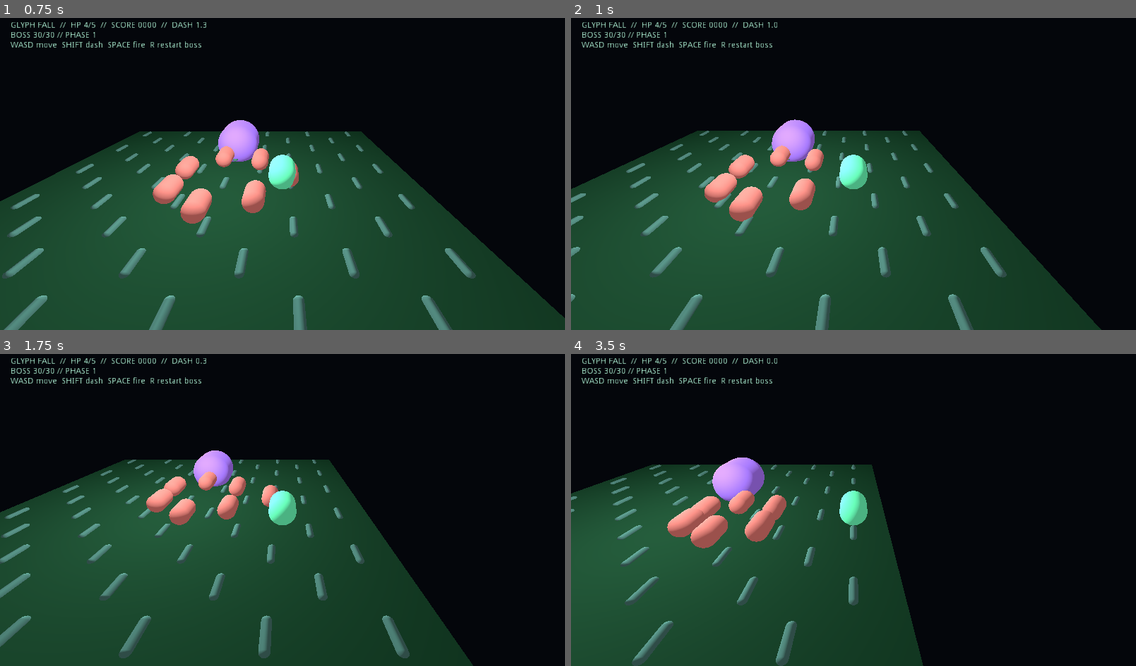
Above: before the commit, frames 1-4 (two rows, left to right).
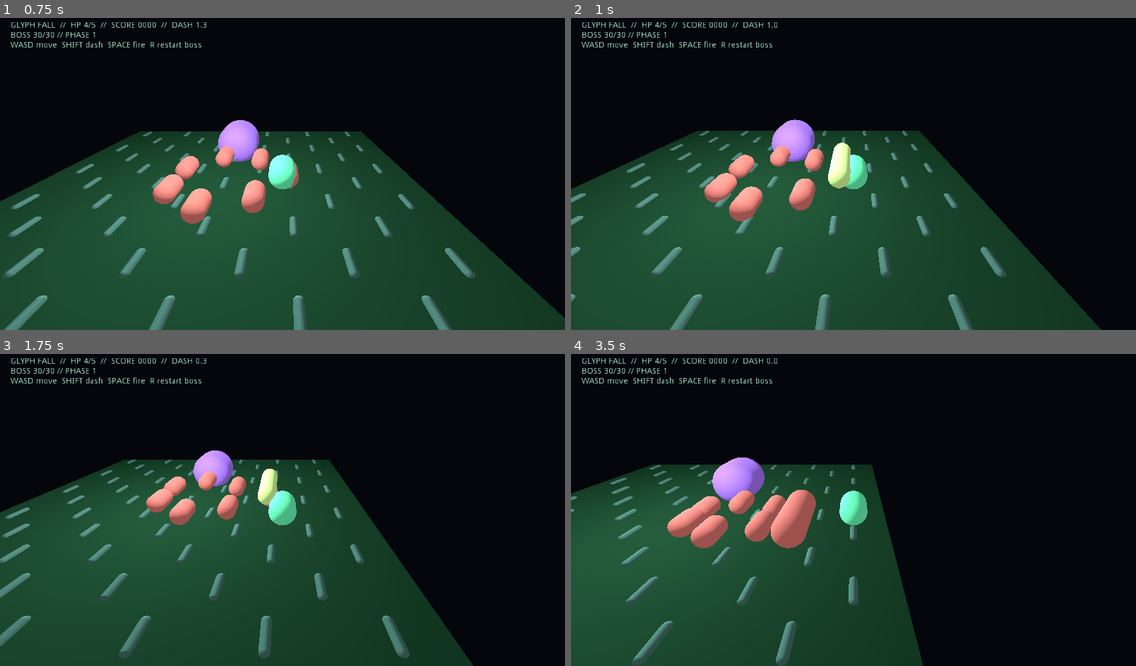
Above: after the commit, the same moments.

Repository: rgxbrel/glyph-fall
Game: Godot game, scene res://main.tscn
The game is run twice, just before and just after one commit, with the same random seed, the same clock (stepped at 60 frames per second) and the same inputs.
Inputs:
- Up to frame 1 (0.75 s): tap Enter at 0.5 s; hold D from 0.53 s (still down); tap Shift at 0.6 s
- Up to frame 2 (1 s): keep holding D; tap Space at 0.77 s
- Up to frame 3 (1.75 s): release D at 1.28 s; hold S from 1.28 s (still down); tap R at 1.35 s; tap Space at 1.52 s
- Up to frame 4 (3.5 s): release S at 2.03 s; hold D 2.03-2.78 s; tap Shift at 2.1 s; hold W from 2.78 s (still down); tap R at 2.85 s; tap Space at 3.02 s

Frame 1 is identical in both runs. In frame 2, 0.5% of the frame differs, in the area x 45-50%, y 39-55%; in frame 3, 0.3%; in frame 4, 1.0%, in the area x 35-44%, y 43-63%.

Commit message:
Add combat animation effects to prototype
Add attack recoil, hit flashes, expanding impact bursts, and boss defeat effects.

Co-authored-by: Copilot <223556219+Copilot@users.noreply.github.com>

Diff:
--- a/prototype/godot-ascii3d/main.gd
+++ b/prototype/godot-ascii3d/main.gd
@@ -9,6 +9,10 @@
 var enemy_hp := []
 var enemy_respawn := []
 var projectiles := []
+var effects := []
+var player_attack := 0.0
+var boss_flash := 0.0
+var enemy_flash := []
 var fire_cooldown := 0.0
 var player_speed := 5.5
 var dash_cooldown := 0.0
@@ -46,6 +50,7 @@
 		enemies.append(_make_actor(Color("ff6b72"), Vector3(cos(a) * 4.0, 0.8, sin(a) * 4.0), 0.55))
 		enemy_hp.append(3)
 		enemy_respawn.append(0.0)
+		enemy_flash.append(0.0)
 	boss = _make_actor(Color("c66bff"), Vector3(0, 0.95, -6), 1.15)
 	boss.scale = Vector3(1.4, 1.4, 1.4)
 	boss_ring = _make_actor(Color("ff527d"), Vector3(0, 0.08, -6), 1.0)
@@ -124,10 +129,16 @@
 		v.z += 1.0
 	return v.normalized() if v.length_squared() > 0.0 else v
 
+func _spawn_effect(pos: Vector3, color: Color, size: float, life: float) -> void:
+	var fx := _make_actor(color, pos, size)
+	effects.append({"node": fx, "life": life, "max_life": life, "start": size})
+
 func _fire() -> void:
 	if fire_cooldown > 0.0 or not player:
 		return
 	fire_cooldown = 0.28
+	player_attack = 0.16
+	_spawn_effect(player.translation + Vector3(0, 0.1, 0), Color("fff0a3"), 0.12, 0.16)
 	var target := _nearest_enemy()
 	var direction := Vector3(0, 0, -1)
 	if target:
@@ -182,6 +193,20 @@
 	boss_ring.visible = false
 	boss.translation = Vector3(0, 0.95, -6)
 
+func _step_effects(delta: float) -> void:
+	for i in range(effects.size() - 1, -1, -1):
+		var fx: Dictionary = effects[i]
+		var node: Spatial = fx["node"]
+		fx["life"] -= delta
+		var ratio: float = max(0.0, fx["life"] / fx["max_life"])
+		node.scale = Vector3.ONE * (1.0 + (1.0 - ratio) * 2.8)
+		node.translation.y += delta * 0.8
+		if fx["life"] <= 0.0:
+			node.queue_free()
+			effects.remove(i)
+		else:
+			effects[i] = fx
+
 func _step_pickups() -> void:
 	for i in range(pickups.size() - 1, -1, -1):
 		var item: Dictionary = pickups[i]
@@ -207,16 +232,22 @@
 			var enemy: Spatial = enemies[enemy_index]
 			if enemy.visible and node.translation.distance_to(enemy.translation) < 0.7:
 				enemy_hp[enemy_index] -= 1
+				enemy_flash[enemy_index] = 0.14
+				_spawn_effect(enemy.translation + Vector3(0, 0.5, 0), Color("fff0a3"), 0.16, 0.22)
 				remove = true
 				if enemy_hp[enemy_index] <= 0:
+					_spawn_effect(enemy.translation, Color("ff6b72"), 0.28, 0.42)
 					enemy.visible = false
 					enemy_respawn[enemy_index] = 0.45
 				break
 		if not remove and boss and boss.visible and node.translation.distance_to(boss.translation) < 1.35:
 			boss_hp -= 1
+			boss_flash = 0.18
+			_spawn_effect(boss.translation + Vector3(0, 0.7, 0), Color("f6b6ff"), 0.22, 0.28)
 			score += 5
 			remove = true
 			if boss_hp <= 0:
+				_spawn_effect(boss.translation, Color("c66bff"), 0.45, 0.75)
 				boss.visible = false
 				boss_ring.visible = false
 				boss_defeated = true
@@ -256,13 +287,15 @@
 		boss.translation += to_player.normalized() * (0.45 + boss_phase * 0.18) * delta
 	boss.translation.y = 0.95 + sin(t * 2.0) * 0.12
 	boss_phase = 1 if boss_hp > 20 else (2 if boss_hp > 10 else 3)
-	boss.scale = Vector3.ONE * (1.2 + boss_phase * 0.12)
+	boss.scale = Vector3.ONE * (1.2 + boss_phase * 0.12) * (1.0 + boss_flash * 0.9)
+	boss_flash = max(0.0, boss_flash - delta)
 
 func _process(delta: float) -> void:
 	t += delta
 	fire_cooldown = max(0.0, fire_cooldown - delta)
 	dash_cooldown = max(0.0, dash_cooldown - delta)
 	dash_time = max(0.0, dash_time - delta)
+	player_attack = max(0.0, player_attack - delta)
 	player_iframes = max(0.0, player_iframes - delta)
 	if player:
 		var movement := _move_vector()
@@ -270,6 +303,7 @@
 		player.translation.x = clamp(player.translation.x, -10.0, 10.0)
 		player.translation.z = clamp(player.translation.z, -10.0, 10.0)
 		player.translation.y = 1.0 + sin(t * 3.0) * 0.08
+		player.scale = Vector3.ONE * (1.0 + player_attack * 1.8)
 	for i in range(enemies.size()):
 		var enemy: Spatial = enemies[i]
 		if not enemy.visible:
@@ -282,6 +316,8 @@
 		if direction.length_squared() > 0.4:
 			enemy.translation += direction.normalized() * (1.2 + i * 0.05) * delta
 		enemy.translation.y = 0.8 + sin(t * 2.0 + i) * 0.12
+		enemy_flash[i] = max(0.0, enemy_flash[i] - delta)
+		enemy.scale = Vector3.ONE * (1.0 + enemy_flash[i] * 2.2)
 		var contact := enemy.translation.distance_to(player.translation)
 		if contact < 1.15:
 			var push := (enemy.translation - player.translation)
@@ -302,4 +338,5 @@
 	if camera and player:
 		camera.translation = Vector3(player.translation.x, 7.0, player.translation.z + 12.0)
 		camera.look_at_from_position(camera.translation, player.translation, Vector3.UP)
+	_step_effects(delta)
 	_step_projectiles(delta)
